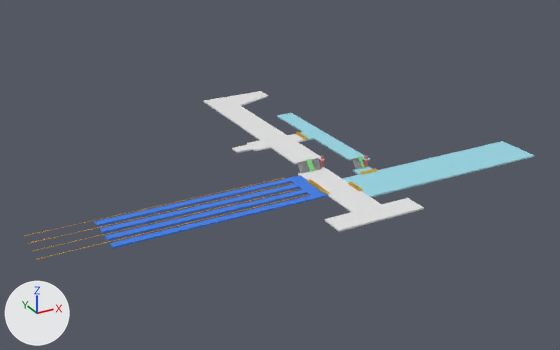
What one commit did to the FBX model Assets/Models/2F.fbx.
Rendered twice from a 50 mm camera at (-333.0, -449.0, 198.0) aimed at (-92.0, -10.0, -21.0). Lighting does not change. The marker at lower left points along +X, +Y and +Z. The first picture is the older version. Where no turn or scale is listed for an object, it has been applied to the vertices.

Names of what the first picture shows: '南北自由通路', '改札内通路', '新幹線改札内通路', '近鉄ホーム', '近鉄京都線', '近鉄京都線.001', '近鉄京都線.002', '近鉄京都線.003', '近鉄新幹線連絡通路' and 8 more.
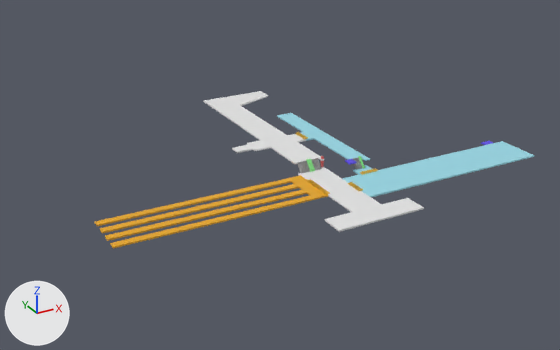
Where the newer file only moved an object's origin or applied its transform, the numbers keep the older frame.

What differs and where, as boxes (x1, y1, x2, y2) in the pictures (560 x 350 px):
'近鉄ホーム', recoloured (blue to orange): (95, 175, 329, 248) in both
'近鉄京都線.003', deleted: before (36, 194, 308, 260)
'近鉄京都線.002', deleted: before (34, 189, 299, 251)
'近鉄京都線.001', deleted: before (28, 183, 292, 244)
'近鉄京都線', deleted: before (25, 178, 283, 236)
'トイレ_2F', added: after (345, 159, 357, 165)

Edits to the bpy script that builds the scene:
```text
Add mat_トイレ:
    mat_トイレ = principled_material('トイレ')
    mat_トイレ.base_color = (0.106, 0.0657, 0.8)  # blue #5c48e7
Change me_立方体_002:
    where me_立方体_002.from_pydata(...)  # 48 vertices, 46 faces; spans x -72.5..67.5, y -17.5..17.5, z -0.5..0.5
    remove me_立方体_002.materials.append(mat_ホーム)  # blue #387be7
    add me_立方体_002.materials.append(mat_近鉄京都線)  # orange #e7a61a
Add me_立方体_162:
    me_立方体_162.from_pydata(...)  # a box spanning x -2.77..2.77, y -2.96..2.96, z -0.5..0.5
    me_立方体_162.materials.append(mat_トイレ)  # blue #5c48e7
Remove ob_近鉄京都線_001:
    ob_近鉄京都線_001 = bpy.data.objects.new('近鉄京都線.001', me_立方体_124)
    ob_近鉄京都線_001.location = (-187.2, -47.0, -11.0)
Remove ob_近鉄京都線_002:
    ob_近鉄京都線_002 = bpy.data.objects.new('近鉄京都線.002', me_立方体_125)
    ob_近鉄京都線_002.location = (-187.2, -57.0, -11.0)
Remove ob_近鉄京都線_003:
    ob_近鉄京都線_003 = bpy.data.objects.new('近鉄京都線.003', me_立方体_126)
    ob_近鉄京都線_003.location = (-187.2, -67.0, -11.0)
Remove ob_近鉄京都線:
    ob_近鉄京都線 = bpy.data.objects.new('近鉄京都線', me_立方体_123)
    ob_近鉄京都線.location = (-187.2, -37.0, -11.0)
Add ob_トイレ_2f:
    ob_トイレ_2f = bpy.data.objects.new('トイレ_2F', me_立方体_162)
    ob_トイレ_2f.location = (-57.2, -47.0, -5.0)
```
